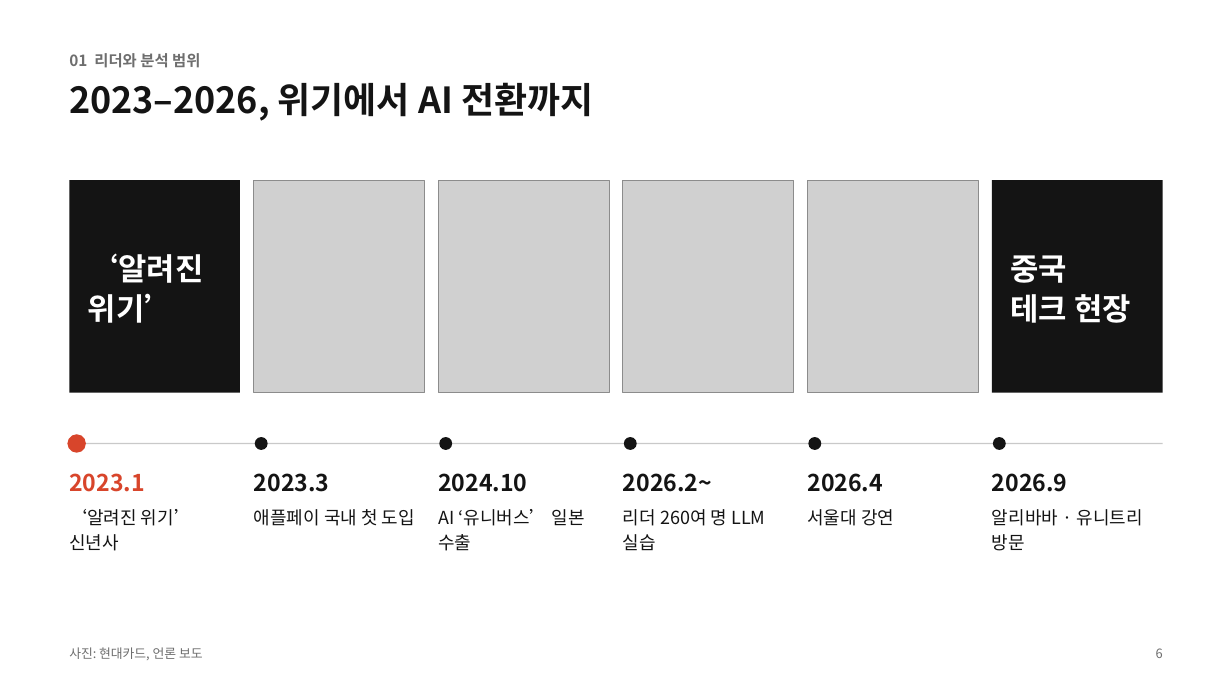
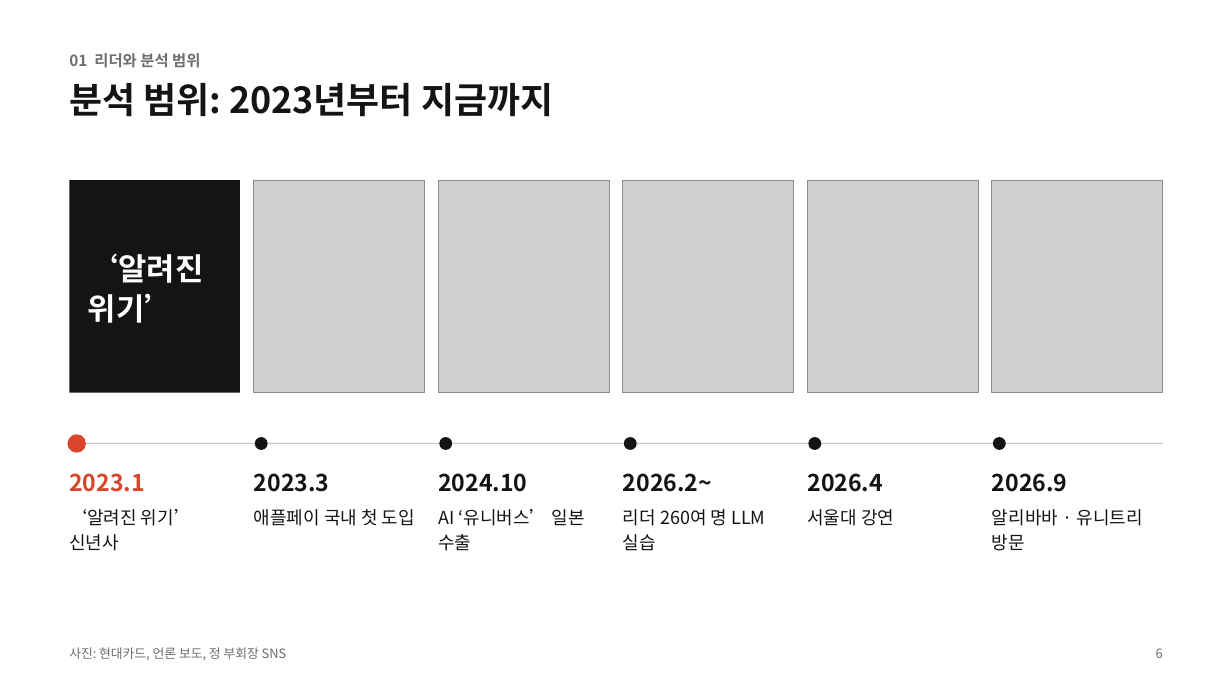
Before and after one commit to NATHAN18-ABLE/for-nathan, a slide deck: slide 6 of leadership-ppt/leadership-final.pptx. Drawn at 1232x693 pixels with LibreOffice and Linux fonts; fonts in the diff are those of the drawing; grey boxes stand for pictures. Boxes give left, top, right and bottom in pixels: in the first picture for what was removed or moved away, otherwise in the second. Text is boxed around its words. In the diff, an @@ line names an element or a change of style, - is before the commit and + after.

```diff
--- a/leadership-ppt/leadership-final.pptx
+++ b/leadership-ppt/leadership-final.pptx
@@ text at (x1=69, y1=83, x2=553, y2=117): text changed @@
-2023–2026, 위기에서 AI 전환까지
+분석 범위: 2023년부터 지금까지
@@ rectangle removed at (x1=993, y1=180, x2=1164, y2=393) @@
@@ picture added at (x1=993, y1=180, x2=1164, y2=393) @@
@@ text removed at (x1=1010, y1=255, x2=1131, y2=323) @@
-중국
-테크 현장
@@ text at (x1=69, y1=647, x2=287, y2=660): text changed @@
-사진: 현대카드, 언론 보도
+사진: 현대카드, 언론 보도, 정 부회장 SNS
```
Also in this commit, not shown: 7 other slides changed, 8 other files.
